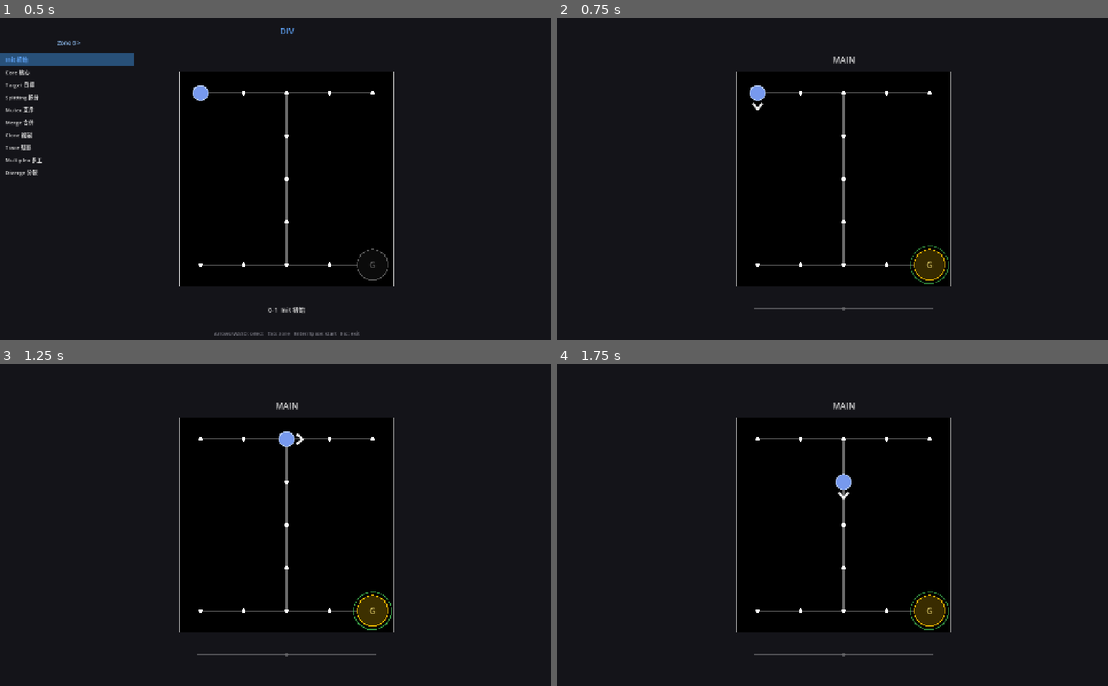
Above: before the commit, frames 1-4 (two rows, left to right).
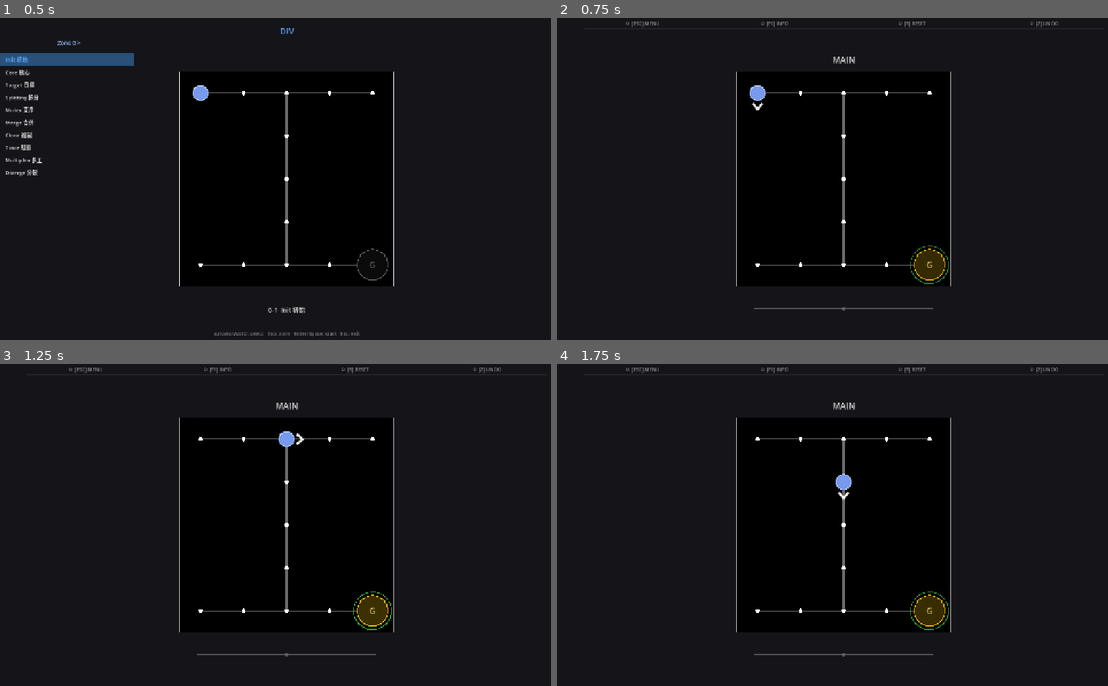
Above: after the commit, the same moments.

Repository: Periodev/DIV
Game: Godot game, scene res://scenes/main.tscn
Same seed, same stepped clock (60 frames per second), same inputs: the game is played once before the commit and once after it.
Inputs:
- Up to frame 1 (0.5 s): no input
- Up to frame 2 (0.75 s): tap Enter at 0.5 s; hold D from 0.53 s (still down); tap R at 0.6 s
- Up to frame 3 (1.25 s): keep holding D; tap Space at 0.77 s
- Up to frame 4 (1.75 s): release D at 1.28 s; hold S from 1.28 s (still down); tap Z at 1.35 s; tap Space at 1.52 s

Frame 1 is identical in both runs. In frame 2, 0.2% of the frame differs, in the area x 12-91%, y 1-3%; in frame 3, 0.2%; in frame 4, 0.2%.

Commit message:
Add persistent top bar: ESC F1 R Z always-visible hints
Small circle + dim label row at the top of SystemCalloutUI,
visually consistent with the existing callout node language.

Co-Authored-By: Claude Sonnet 4.6 <noreply@anthropic.com>

Diff:
--- a/godot/scripts/SystemCalloutUI.gd
+++ b/godot/scripts/SystemCalloutUI.gd
@@ -107,6 +107,8 @@
 		_draw_div_dots(Vector2(v_x, baseline_y), div_points)
 		_draw_tab_indicator(size.x, baseline_y, font, font_size)
 
+	_draw_persistent_footer(font, 11)
+
 
 func _draw_gated_callout_node(
 		pos: Vector2,
@@ -197,6 +199,25 @@
 		draw_circle(start + Vector2(gap * float(i), 0.0), 5.0, COL_DIV_DOT)
 
 
+func _draw_persistent_footer(font: Font, font_size: int) -> void:
+	var entries: Array[String] = ["[ESC] MENU", "[F1] INFO", "[R] RESET", "[Z] UNDO"]
+	var x_fracs: Array[float] = [0.15, 0.38, 0.62, 0.85]
+	var r := 2.5
+	var y_node := 12.0
+	draw_line(
+		Vector2(60.0, y_node + 12.0),
+		Vector2(size.x - 60.0, y_node + 12.0),
+		Color(1.0, 1.0, 1.0, 0.06), 1.0)
+	for i in entries.size():
+		var text: String = entries[i]
+		var text_w: float = font.get_string_size(text, HORIZONTAL_ALIGNMENT_LEFT, -1.0, font_size).x
+		var total_w: float = r * 2.0 + 6.0 + text_w
+		var gx: float = size.x * x_fracs[i] - total_w * 0.5
+		draw_arc(Vector2(gx + r, y_node), r, 0.0, TAU, 12, COL_LINE_DIM, 1.0, true)
+		draw_string(font, Vector2(gx + r * 2.0 + 6.0, y_node + float(font_size) * 0.38),
+			text, HORIZONTAL_ALIGNMENT_LEFT, -1.0, font_size, COL_TEXT_DIM)
+
+
 func _draw_tab_indicator(screen_w: float, y_pos: float, font: Font, font_size: int) -> void:
 	# Direction cue: left only when DIV1 is centered, otherwise right.
 	var show_left: bool = active_branch == 1
